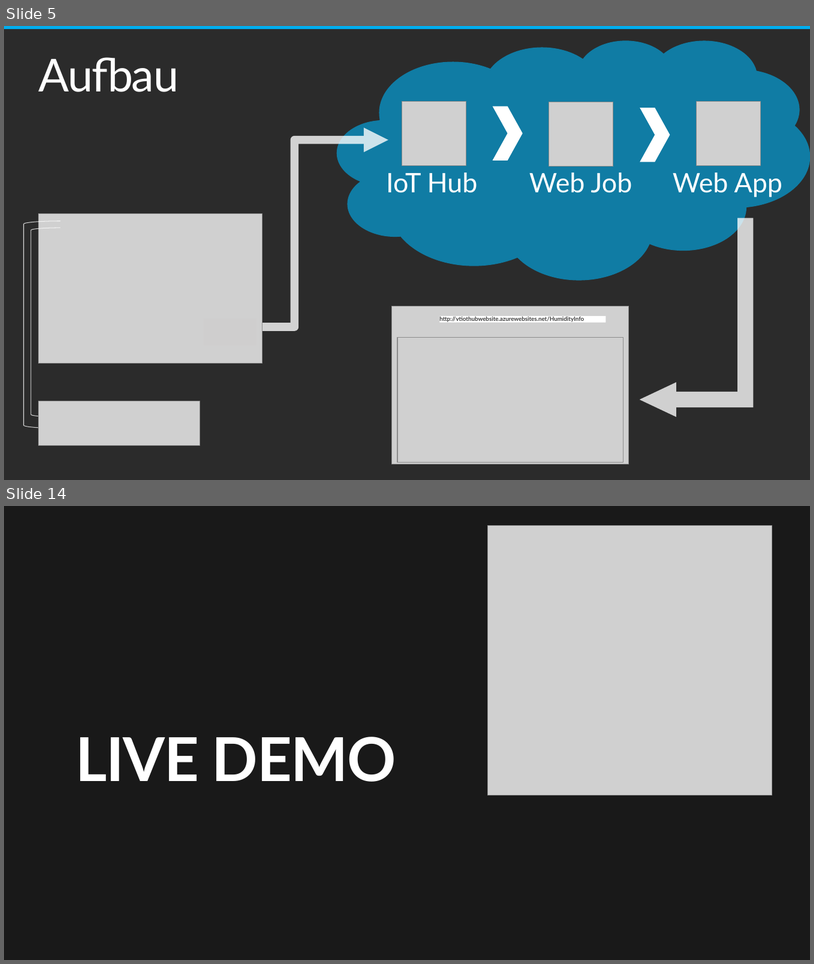
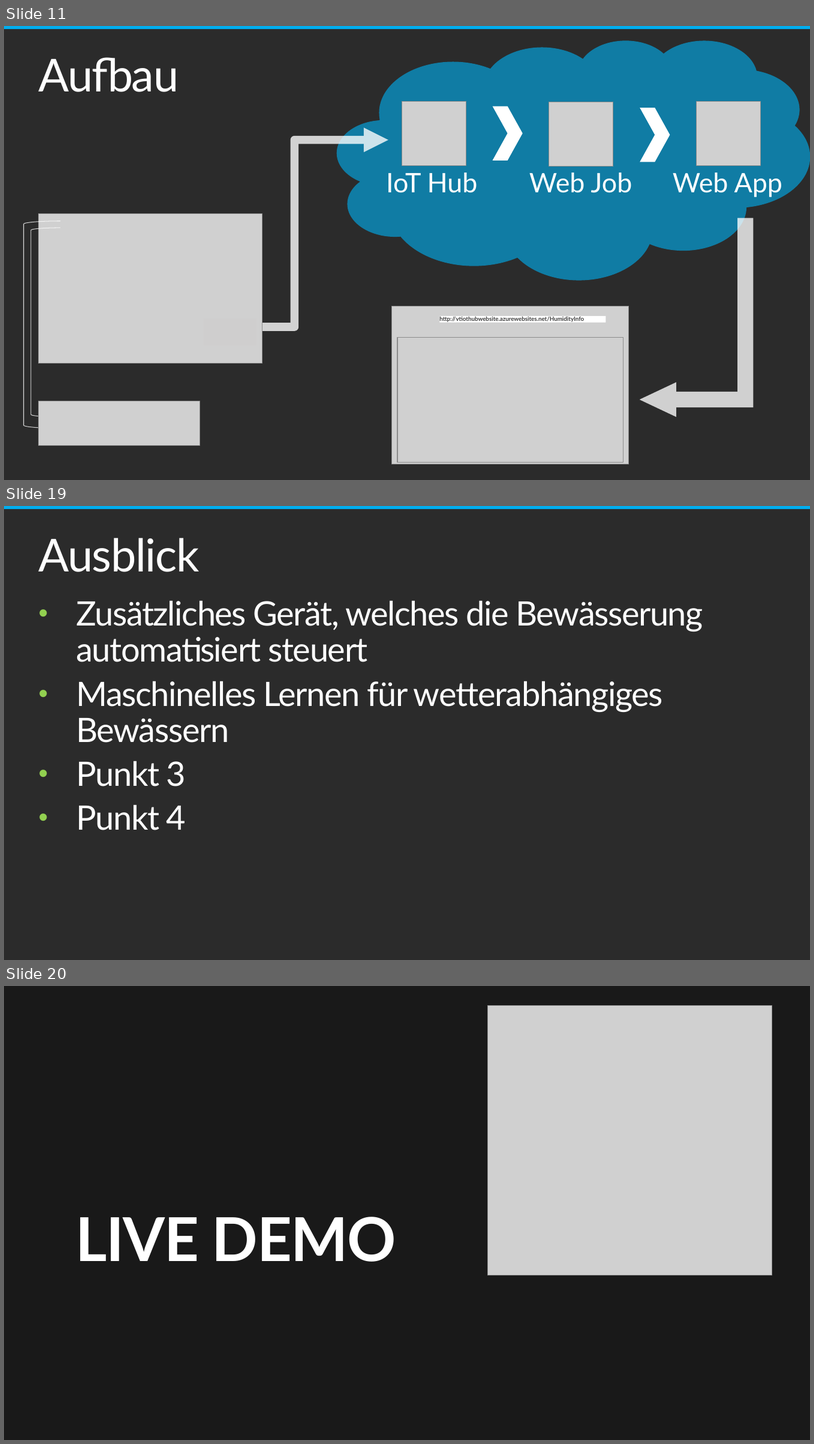
Before and after one commit to chriz239/VtIoTHub, a slide deck: Semesterprojekt_VT.pptx. Shown one above the other, each under a label of ours: slides 5 and 14 before the commit, slides 11, 19 and 20 after it; the slides between them are not shown. The pictures are 814x964 and 814x1444 pixels, drawn with LibreOffice and Linux fonts; fonts in the diff are those of the drawing; grey boxes stand for pictures; background and template pictures are left out; a plain dark background stands for a picture behind light text. Boxes give left, top, right and bottom in pixels: in the first picture for what was removed or moved away, otherwise in the second. Text is boxed around its words. In the diff, an @@ line names an element or a change of style, - is before the commit and + after.

Commit message:
Aktuelle Version der Präsentation (Ausblick!!!)
Ausblick muss noch angepasst werden!

```diff
--- a/Semesterprojekt_VT.pptx
+++ b/Semesterprojekt_VT.pptx
@@ slide 19 added at [4,506,810,960], background picture (left out); not listed: 1 template element that a slide beside it also shows @@
@@ title added at [38,538,199,572], 54 pt, text #FFFFFF @@
+Ausblick
@@ text added at [77,600,704,830], 40 pt, text #FFFFFF @@
+• Zusätzliches Gerät, welches die Bewässerung automatisiert steuert
+• Maschinelles Lernen für wetterabhängiges Bewässern
+• Punkt 3
+• Punkt 4
@@ what was slide 5 is now slide 11 @@
@@ what was slide 14 is now slide 20 @@
```
Also in this commit, not shown: 2 slides changed, 10 other slides added, 5 slides removed.
